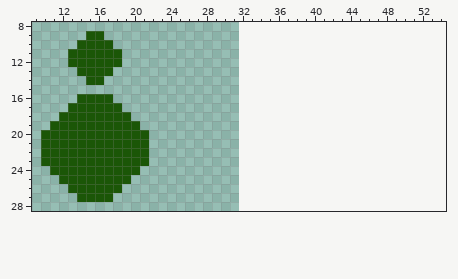
Two versions of one pixel-art sprite, assets/spr_spider.png. The picture above is the old version.
The file is 32x32 pixels. Shown: x 9..54, y 8..28. The old version is drawn lined up with the new one, on the new canvas.
The same view after the edit:
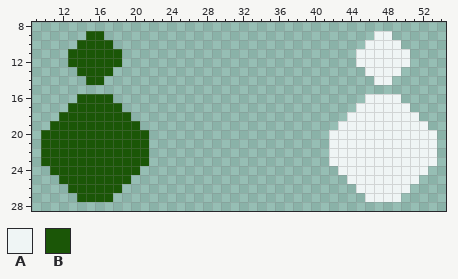
Palette (. is transparent): A #eff5f5  B #1b5607
Commit: ADDed spider angle, currently not perfect
Difference:
canvas 32x32 -> 64x32
Changed rows in their new state; - is an unchanged pixel.
first column x 42:
 9 -----AA-----
10 ----AAAA----
11 ---AAAAAA---
12 ---AAAAAA---
13 ----AAAA----
14 -----AA-----
16 ----AAAA----
17 ---AAAAAA---
18 --AAAAAAAA--
19 -AAAAAAAAAA-
20 AAAAAAAAAAAA
21 AAAAAAAAAAAA
22 AAAAAAAAAAAA
23 AAAAAAAAAAAA
24 -AAAAAAAAAA-
25 --AAAAAAAA--
26 ---AAAAAA---
27 ----AAAA----
